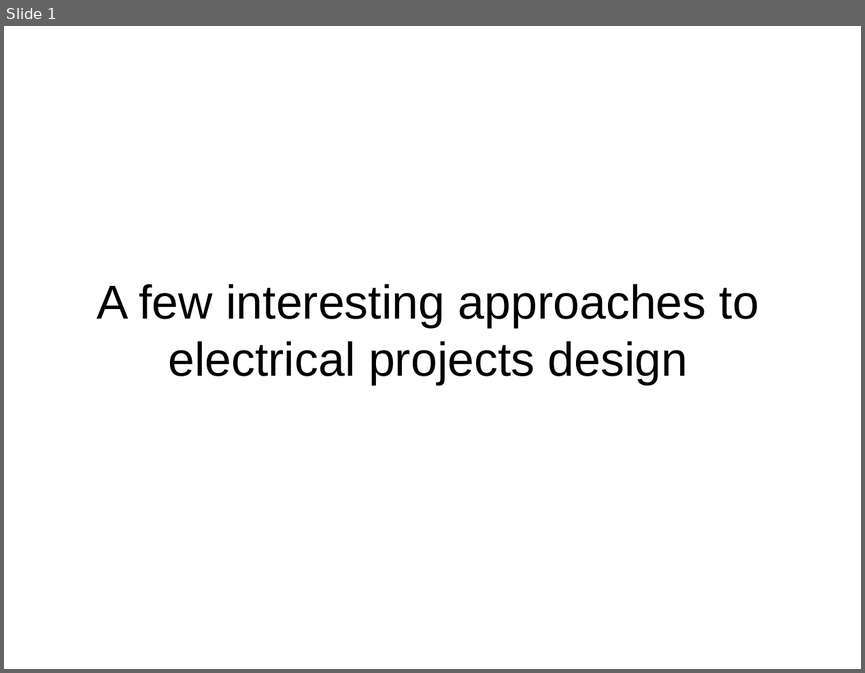
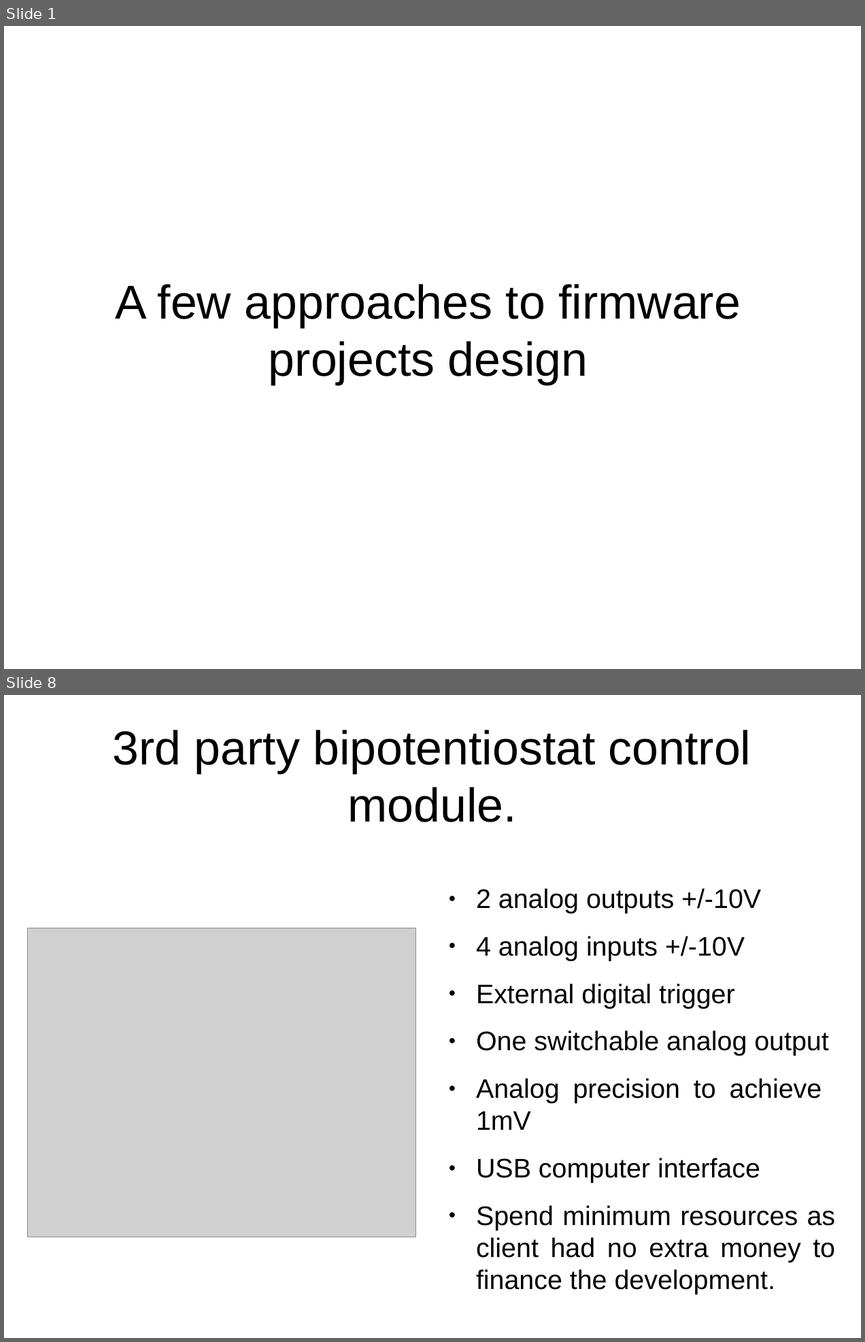
Before and after one commit to z80/mapper, a slide deck: docs/pres/pres.odp. Shown one above the other, each under a label of ours: slide 1 before the commit, slides 1 and 8 after it; the slides between them are not shown. The pictures are 865x673 and 865x1342 pixels, drawn with LibreOffice and Linux fonts; fonts in the diff are those of the drawing; grey boxes stand for pictures. Boxes give left, top, right and bottom in pixels: in the first picture for what was removed or moved away, otherwise in the second. Text is boxed around its words. In the diff, an @@ line names an element or a change of style, - is before the commit and + after.

```diff
--- a/docs/pres/pres.odp
+++ b/docs/pres/pres.odp
@@ slide 8 added at (4, 695, 861, 1338), background #FFFFFF @@
@@ title added at (113, 730, 751, 822), 44 pt, text #000000 @@
+3rd party bipotentiostat control module.
@@ text added at (476, 888, 836, 1262), 24.8 pt, text #000000 @@
+● 2 analog outputs +/-10V
+● 4 analog inputs +/-10V
+● External digital trigger
+● One switchable analog output
+● Analog precision to achieve 1mV
+● USB computer interface
+● Spend minimum resources as client had no extra money to finance the development.
@@ picture added at (27, 928, 416, 1237) @@
@@ slide 1 changed as well @@
@@ title at (116, 284, 740, 384): text changed @@
-A few interesting approaches to electrical projects design
+A few approaches to firmware projects design
```
Also in this commit, not shown: 1 other slide changed, 10 other slides added, 4 other files.
